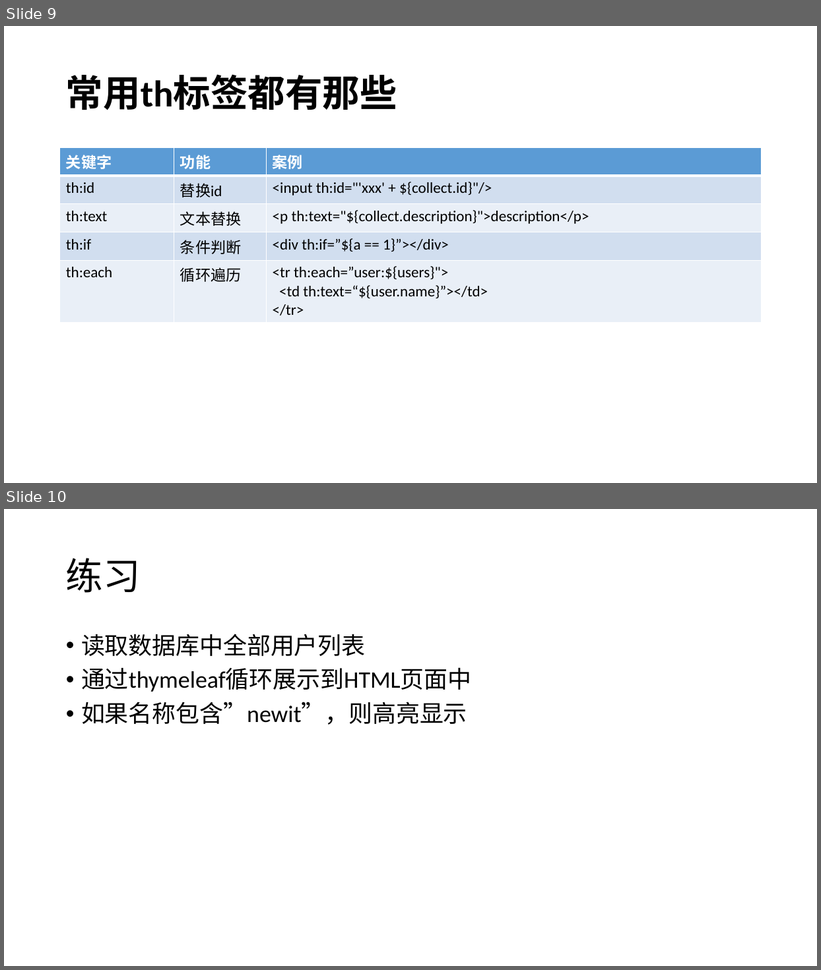
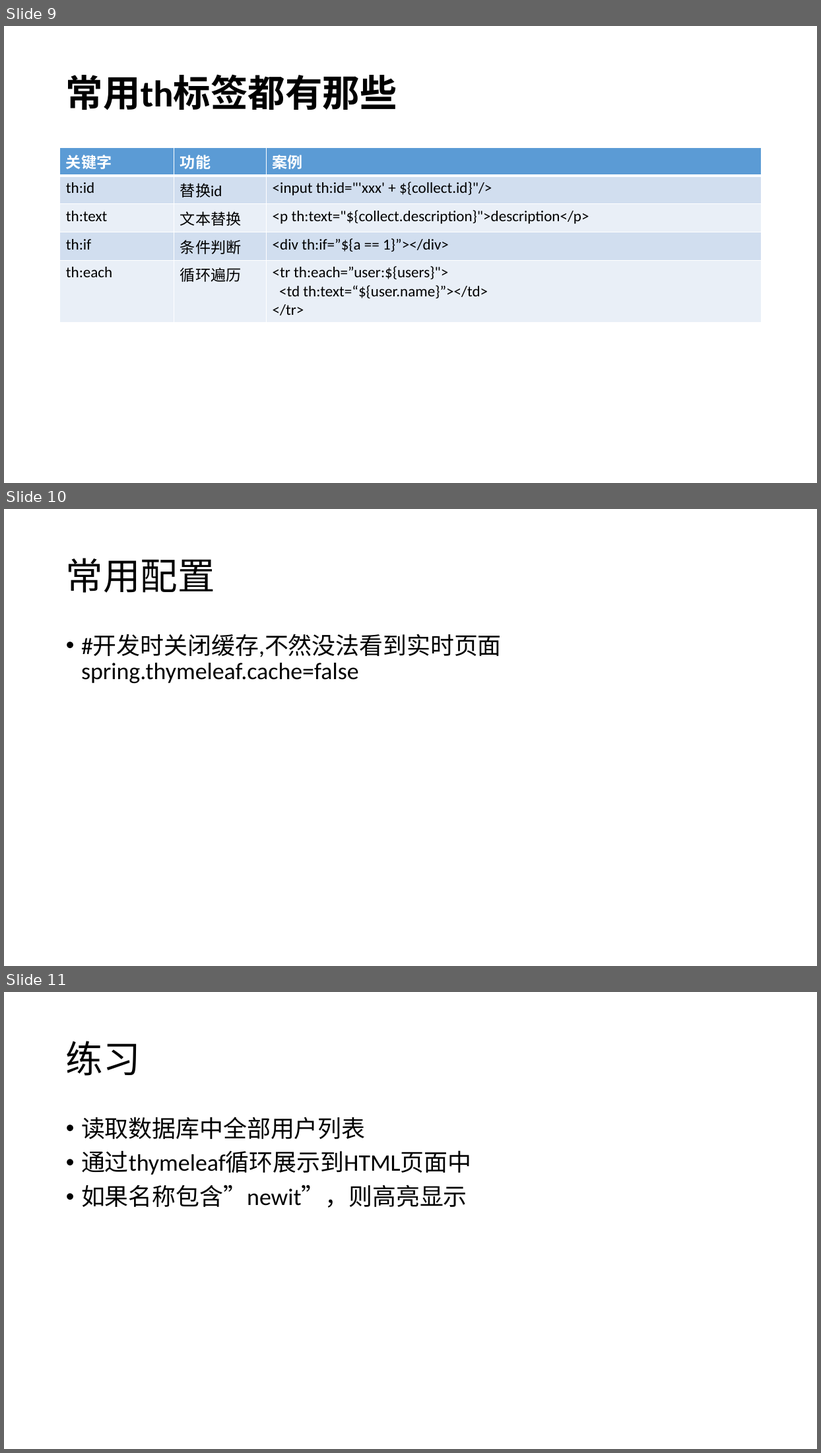
Before and after one commit to airuitian/MicroService, a slide deck: springboot/SpringBoot-4.pptx. Shown one above the other, each under a label of ours: slides 9 and 10 before the commit, slides 9, 10 and 11 after it. The pictures are 821x970 and 821x1453 pixels, drawn with LibreOffice and Linux fonts; fonts in the diff are those of the drawing. Boxes give left, top, right and bottom in pixels: in the first picture for what was removed or moved away, otherwise in the second. Text is boxed around its words. In the diff, an @@ line names an element or a change of style, - is before the commit and + after.

```diff
--- a/springboot/SpringBoot-4.pptx
+++ b/springboot/SpringBoot-4.pptx
@@ slide 10 added at box(4, 509, 817, 966), background #FFFFFF @@
@@ title added at box(66, 558, 215, 593), 44 pt, text #000000 @@
+常用配置
@@ text added at box(81, 634, 502, 683), 28 pt, text #000000 @@
+• #开发时关闭缓存,不然没法看到实时页面 spring.thymeleaf.cache=false
@@ what was slide 10 is now slide 11 @@
```
Also in this commit, not shown: 21 other files.
